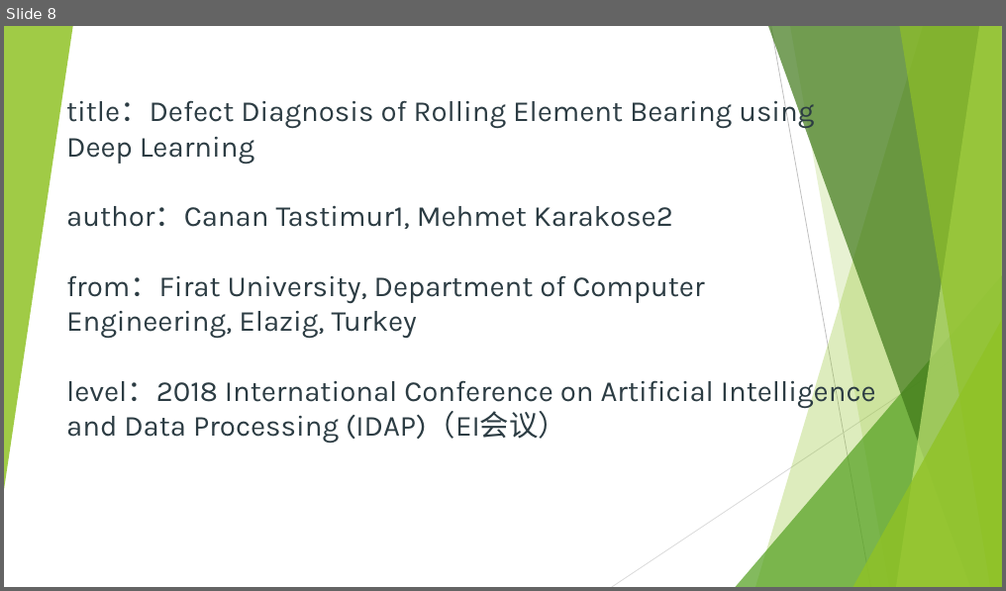
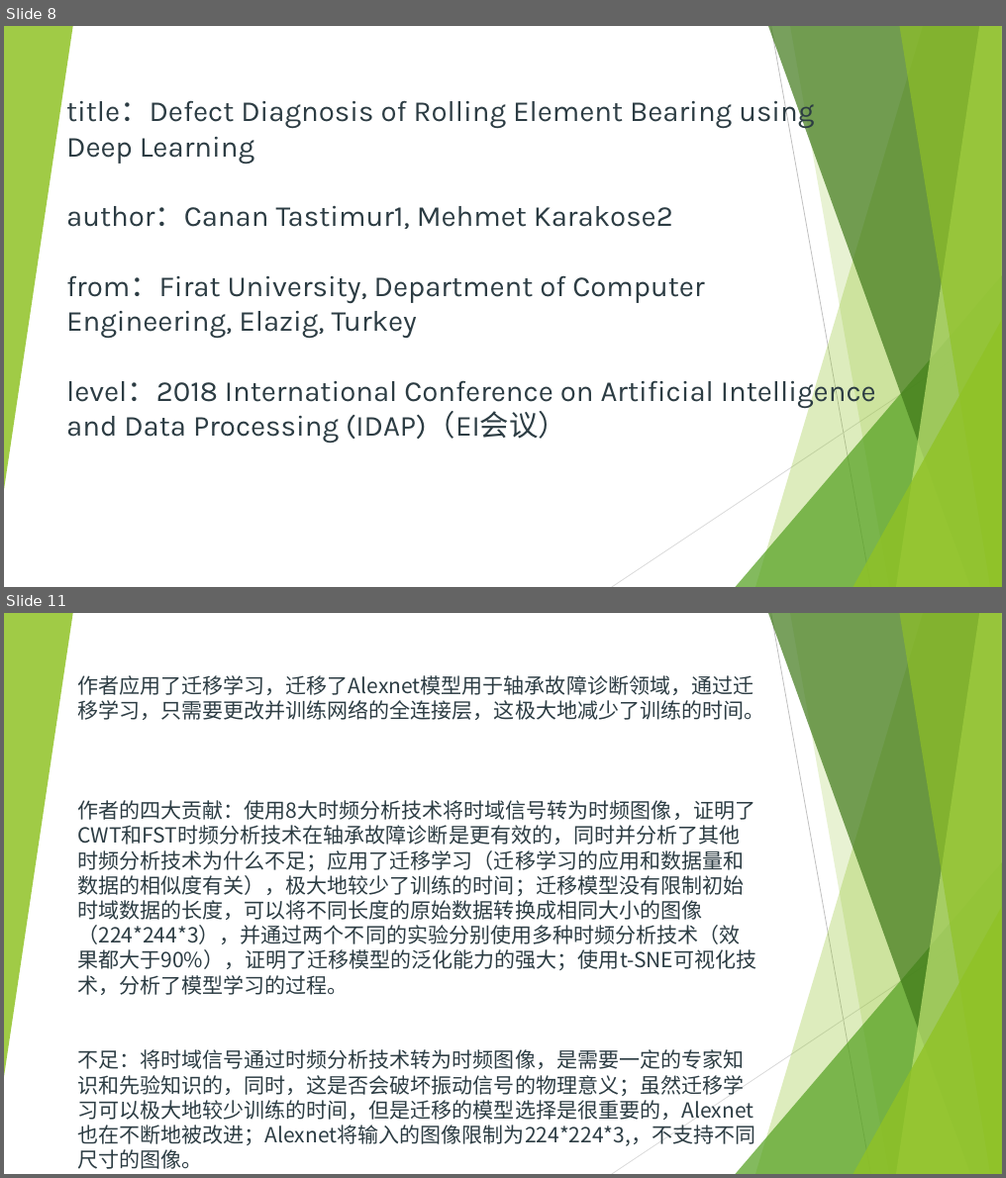
Before and after one commit to woshiyiduohua/paper-reading, a slide deck: 故障诊断/论文/总结.pptx. Shown one above the other, each under a label of ours: slide 8 before the commit, slides 8 and 11 after it; the slides between them are not shown. The pictures are 1006x591 and 1006x1178 pixels, drawn with LibreOffice and Linux fonts; fonts in the diff are those of the drawing. Boxes give left, top, right and bottom in pixels: in the first picture for what was removed or moved away, otherwise in the second. Text is boxed around its words. In the diff, an @@ line names an element or a change of style, - is before the commit and + after.

```diff
--- a/故障诊断/论文/总结.pptx
+++ b/故障诊断/论文/总结.pptx
@@ slide 11 added at bbox=[4, 613, 1002, 1174], background #FFFFFF; not listed: 10 template elements that a slide beside it also shows @@
@@ title added at bbox=[77, 675, 764, 1169], 20 pt, text #2C3C43 @@
+作者应用了迁移学习，迁移了Alexnet模型用于轴承故障诊断领域，通过迁移学习，只需要更改并训练网络的全连接层，这极大地减少了训练的时间。
+作者的四大贡献：使用8大时频分析技术将时域信号转为时频图像，证明了CWT和FST时频分析技术在轴承故障诊断是更有效的，同时并分析了其他时频分析技术为什么不足；应用了迁移学习（迁移学习的应用和数据量和数据的相似度有关），极大地较少了训练的时间；迁移模型没有限制初始时域数据的长度，可以将不同长度的原始数据转换成相同大小的图像（224*244*3），并通过两个不同的实验分别使用多种时频分析技术（效果都大于90%），证明了迁移模型的泛化能力的强大；使用t-SNE可视化技术，分析了模型学习的过程。
+不足：将时域信号通过时频分析技术转为时频图像，是需要一定的专家知识和先验知识的，同时，这是否会破坏振动信号的物理意义；虽然迁移学习可以极大地较少训练的时间，但是迁移的模型选择是很重要的，Alexnet也在不断地被改进；Alexnet将输入的图像限制为224*224*3,，不支持不同尺寸的图像。
```
Also in this commit, not shown: 1 slide changed, 1 other slide added, 8 other files.
